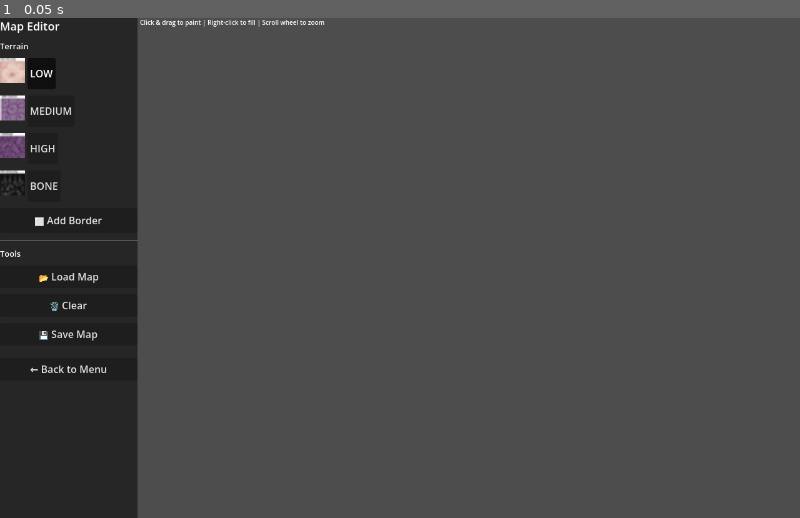
Above: before the commit, frame 1.
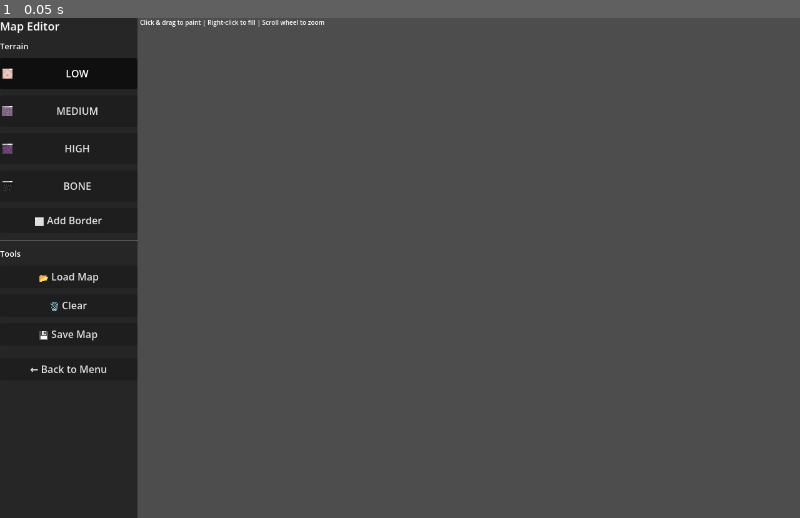
Above: after the commit, the same moment.

Repository: Habitas-Games/nano-bot
Game: Godot game, scene res://scenes/map_editor_scene.tscn
Same seed, same stepped clock (60 frames per second), same inputs: the game is played once before the commit and once after it. This scene is started directly instead of the project's main scene.
Inputs:
- Up to frame 1 (0.05 s): no input

The runs differ from the first frame. In frame 1, 0.7% of the frame differs, in the area x 0-13%, y 8-36%.

Commit message:
Fix button responsiveness - use button icons instead of containers
CHANGES:
- Removed HBoxContainer wrapper that was blocking input
- Now using Button.icon property to display sprite
- Simplified button layout for better responsiveness
- Buttons now properly receive and respond to clicks

The buttons should now work properly!

Co-Authored-By: Claude Sonnet 4.6 <noreply@anthropic.com>

Diff:
--- a/src/ui/map_editor/map_editor.gd
+++ b/src/ui/map_editor/map_editor.gd
@@ -64,26 +64,19 @@
 
 	# Create terrain buttons with sprites
 	for dens in ["low", "medium", "high", "bone"]:
-		var btn_container := HBoxContainer.new()
-		btn_container.custom_minimum_size = Vector2(0, 50)
-		panel.add_child(btn_container)
-
-		# Sprite preview
+		var btn := Button.new()
+		btn.custom_minimum_size = Vector2(0, 50)
+		btn.text = "  " + dens.to_upper()
+		btn.toggle_mode = true
+
+		# Set icon from sprite
 		if sprites.get(dens):
-			var sprite_rect := TextureRect.new()
-			sprite_rect.texture = sprites[dens]
-			sprite_rect.custom_minimum_size = Vector2(40, 40)
-			sprite_rect.expand_mode = TextureRect.EXPAND_IGNORE_SIZE
-			sprite_rect.stretch_mode = TextureRect.STRETCH_KEEP_ASPECT
-			btn_container.add_child(sprite_rect)
-
-		# Button
-		var btn := Button.new()
-		btn.text = dens.to_upper()
-		btn.toggle_mode = true
+			btn.icon = sprites[dens]
+			btn.icon_alignment = HORIZONTAL_ALIGNMENT_LEFT
+
 		var dens_copy = dens
 		btn.pressed.connect(func(): _select_density(dens_copy))
-		btn_container.add_child(btn)
+		panel.add_child(btn)
 		terrain_buttons[dens] = btn
 		if dens == "low":
 			btn.button_pressed = true
